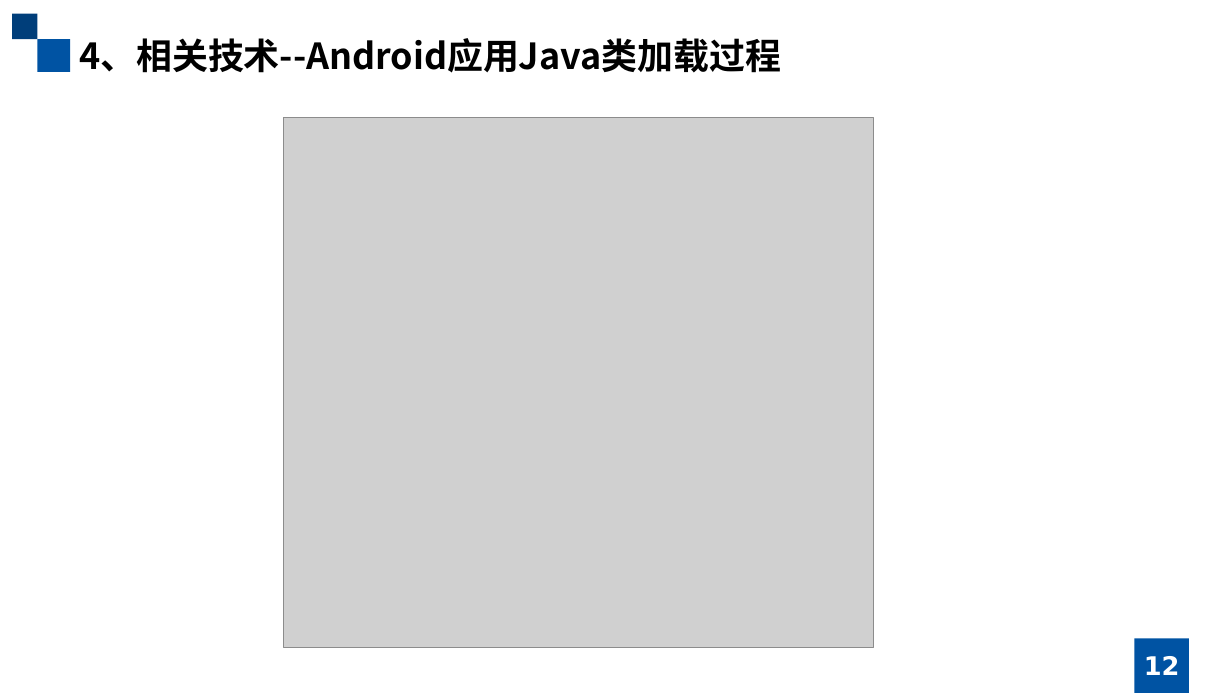
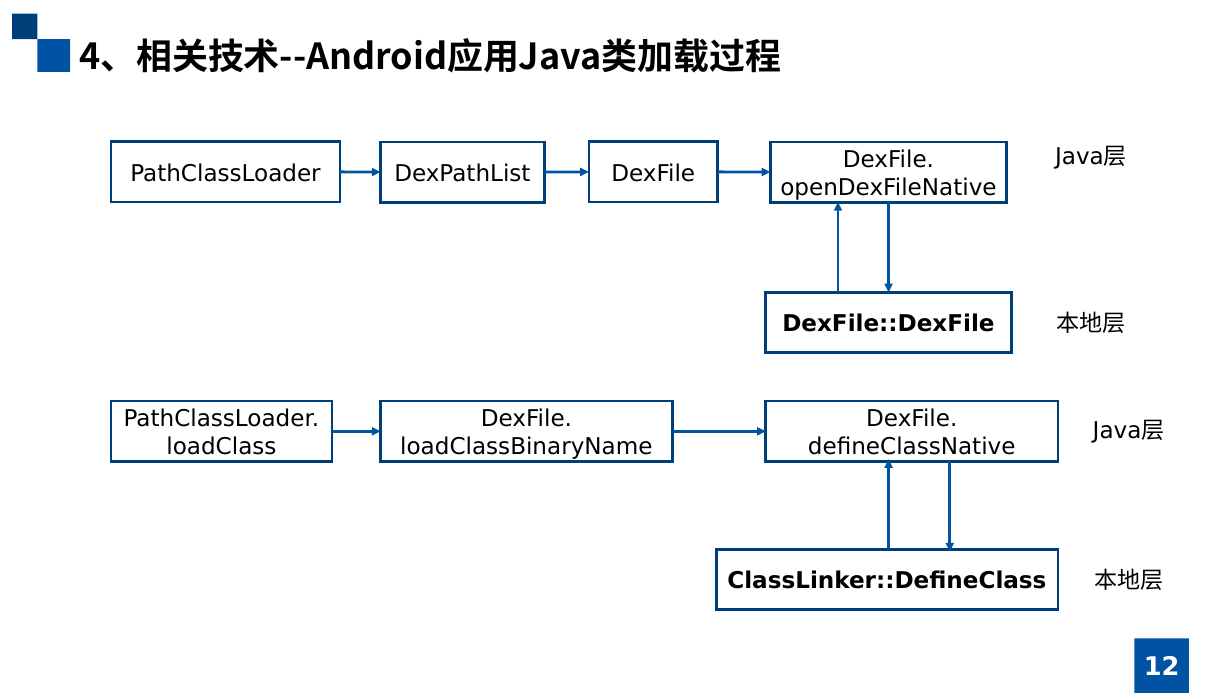
Before and after one commit to january147/Graduation_Project, a slide deck: slide 12 of ppt/移动应用的动态行为捕获.pptx. Drawn at 1232x693 pixels with LibreOffice and Linux fonts; fonts in the diff are those of the drawing; grey boxes stand for pictures. Boxes give left, top, right and bottom in pixels: in the first picture for what was removed or moved away, otherwise in the second. Text is boxed around its words. In the diff, an @@ line names an element or a change of style, - is before the commit and + after.

```diff
--- a/ppt/移动应用的动态行为捕获.pptx
+++ b/ppt/移动应用的动态行为捕获.pptx
@@ picture removed at (284,118,874,648) @@
@@ rectangle added at (111,141,340,201), outline #003E7A 2 pt, 18 pt, text #000000 @@
+PathClassLoader
@@ rectangle added at (381,142,544,202), outline #003E7A 2 pt, 18 pt, text #000000 @@
+DexPathList
@@ rectangle added at (589,141,717,201), outline #003E7A 2 pt, 18 pt, text #000000 @@
+DexFile
@@ rectangle added at (771,142,1007,202), outline #003E7A 2 pt, 18 pt, text #000000 @@
+DexFile.
+openDexFileNative
@@ text added at (1055,145,1127,169), 18 pt, text #000000 @@
+Java层
@@ arrow added from (340, 172) to (381, 172), #0053A3 2.25 pt @@
@@ arrow added from (544, 172) to (589, 172), #0053A3 2.25 pt @@
@@ arrow added from (718, 172) to (771, 172), #0053A3 2.25 pt @@
@@ arrow added from (838, 292) to (838, 202), #0053A3 2.25 pt @@
@@ arrow added from (889, 202) to (889, 292), #0053A3 2.25 pt @@
@@ rectangle added at (766,292,1012,352), outline #003E7A 2 pt, 18 pt, text #000000, bold @@
+DexFile::DexFile
@@ text added at (1056,311,1125,333), 18 pt, text #000000 @@
+本地层
@@ rectangle added at (111,401,332,461), outline #003E7A 2 pt, 18 pt, text #000000 @@
+PathClassLoader.
+loadClass
@@ rectangle added at (381,401,673,461), outline #003E7A 2 pt, 18 pt, text #000000 @@
+DexFile.
+loadClassBinaryName
@@ rectangle added at (766,401,1058,461), outline #003E7A 2 pt, 18 pt, text #000000 @@
+DexFile.
+defineClassNative
@@ text added at (1093,419,1165,443), 18 pt, text #000000 @@
+Java层
@@ arrow added from (332, 432) to (381, 432), #0053A3 2.25 pt @@
@@ arrow added from (673, 432) to (766, 432), #0053A3 2.25 pt @@
@@ arrow added from (889, 550) to (889, 459), #0053A3 2.25 pt @@
@@ arrow added from (950, 461) to (950, 552), #0053A3 2.25 pt @@
@@ rectangle added at (716,550,1058,610), outline #003E7A 2 pt, 18 pt, text #000000, bold @@
+ClassLinker::DefineClass
@@ text added at (1094,568,1163,590), 18 pt, text #000000 @@
+本地层
```
Also in this commit, not shown: 16 other slides changed, 1 other file.
